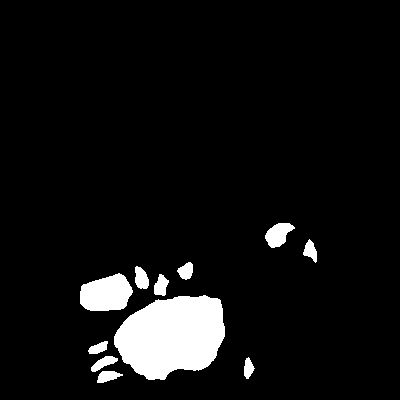
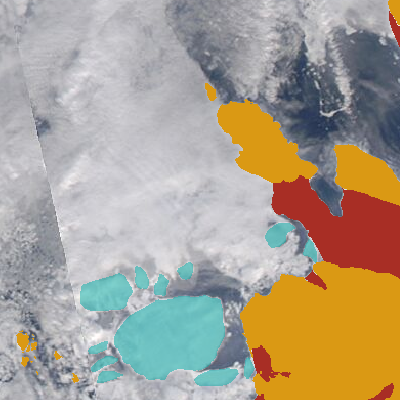
Two versions of the same layered image (400×400). Layer-by-layer changes:
hid "ice floes" (1st of 2), painted on it over (x1=0, y1=0, x2=400, y2=400)
painted on "landmask" (2nd of 2) over (x1=16, y1=0, x2=400, y2=400)
painted on "ice floes" (2nd of 2) over (x1=194, y1=368, x2=239, y2=386)
painted on "landfast ice" over (x1=252, y1=175, x2=400, y2=400)
